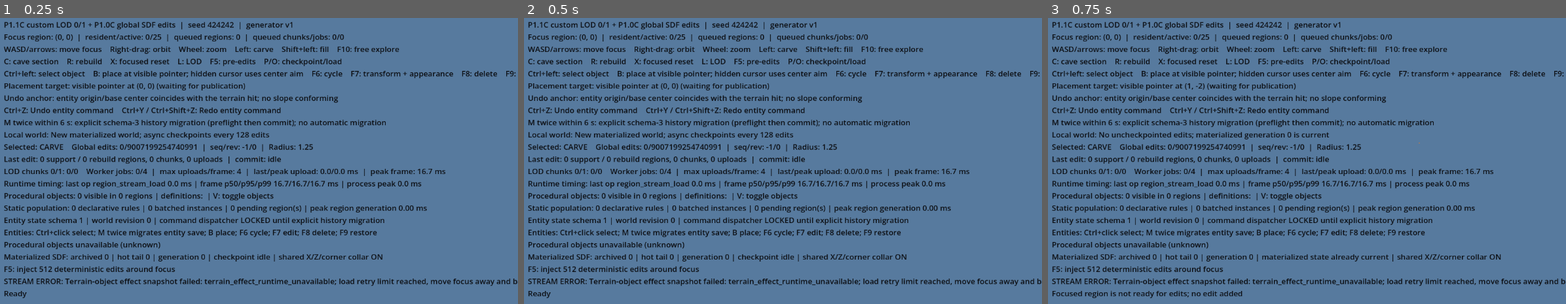
Above: before the commit, frames 1-3 (left to right).
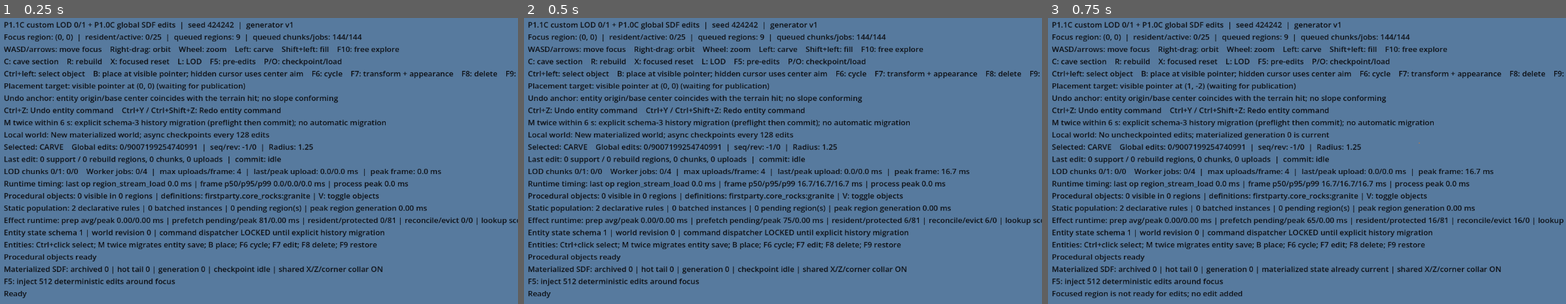
Above: after the commit, the same moments.

Repository: publiomcko-cloud/procedural-sandbox-simulation
Game: Godot game, scene res://scenes/terrain_demo.tscn
The game is run twice, just before and just after one commit, with the same random seed, the same clock (stepped at 60 frames per second) and the same inputs.
Inputs (mouse positions are in pixels of both pictures, inside the frame that each line leads up to):
- Up to frame 1 (0.25 s): no input
- Up to frame 2 (0.5 s): no input
- Up to frame 3 (0.75 s): tap Enter at 0.5 s; move the mouse to (1420, 143) at 0.52 s; hold D from 0.53 s (still down); tap P at 0.6 s; click (1420, 143) at 0.67 s

The runs differ from the first frame. In frame 1, 5.9% of the frame differs, in the area x 0-100%, y 5-94%; in frame 2, 5.5%; in frame 3, 5.8%.
Error before the commit: Parse Error: Too many arguments for "bytes_to_var()" call. Expected at most 1 but received 2. (res://scripts/objects/procedural_object_materialization_store.gd…

Commit message:
fix: use Godot 4.7 variant serialization signatures

Diff:
--- a/game/scripts/objects/procedural_object_materialization_store.gd
+++ b/game/scripts/objects/procedural_object_materialization_store.gd
@@ -85,7 +85,7 @@
 			"reason": "materialization_size_invalid",
 			"load_usec": Time.get_ticks_usec() - started_usec,
 		}
-	var envelope_value := bytes_to_var(bytes, false)
+	var envelope_value: Variant = bytes_to_var(bytes)
 	if typeof(envelope_value) != TYPE_DICTIONARY:
 		_discard(path)
 		return {
@@ -102,7 +102,7 @@
 			"reason": "materialization_identity_mismatch",
 			"load_usec": Time.get_ticks_usec() - started_usec,
 		}
-	var stored_region := envelope.get("region_key", [])
+	var stored_region: Array = envelope.get("region_key", [])
 	if typeof(stored_region) != TYPE_ARRAY or stored_region.size() != 2 		or Vector2i(int(stored_region[0]), int(stored_region[1])) != region_key:
 		_discard(path)
 		return {
@@ -111,7 +111,7 @@
 			"reason": "materialization_region_mismatch",
 			"load_usec": Time.get_ticks_usec() - started_usec,
 		}
-	var payload_value := envelope.get("payload", PackedByteArray())
+	var payload_value: Variant = envelope.get("payload", PackedByteArray())
 	if typeof(payload_value) != TYPE_PACKED_BYTE_ARRAY:
 		_discard(path)
 		return {
@@ -129,7 +129,7 @@
 			"reason": "materialization_hash_mismatch",
 			"load_usec": Time.get_ticks_usec() - started_usec,
 		}
-	var generated_value := bytes_to_var(payload_bytes, false)
+	var generated_value: Variant = bytes_to_var(payload_bytes)
 	if typeof(generated_value) != TYPE_DICTIONARY:
 		_discard(path)
 		return {
@@ -181,7 +181,7 @@
 		"materialization_reason",
 	]:
 		payload.erase(transient_key)
-	var payload_bytes := var_to_bytes(payload, false)
+	var payload_bytes: PackedByteArray = var_to_bytes(payload)
 	if payload_bytes.is_empty() or payload_bytes.size() > MAX_REGION_BYTES:
 		return {
 			"ok": false,
@@ -199,7 +199,7 @@
 		"payload_sha256": _sha256(payload_bytes),
 		"payload": payload_bytes,
 	}
-	var bytes := var_to_bytes(envelope, false)
+	var bytes: PackedByteArray = var_to_bytes(envelope)
 	if bytes.is_empty() or bytes.size() > MAX_REGION_BYTES:
 		return {
 			"ok": false,
